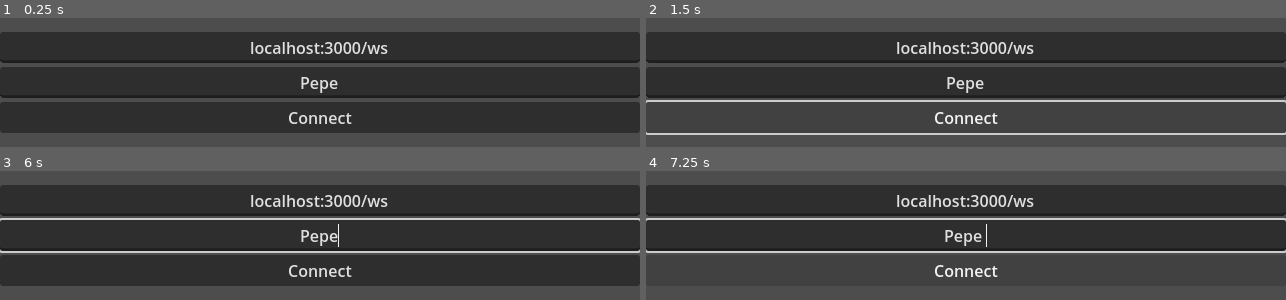
Above: before the commit, frames 1-4 (two rows, left to right).
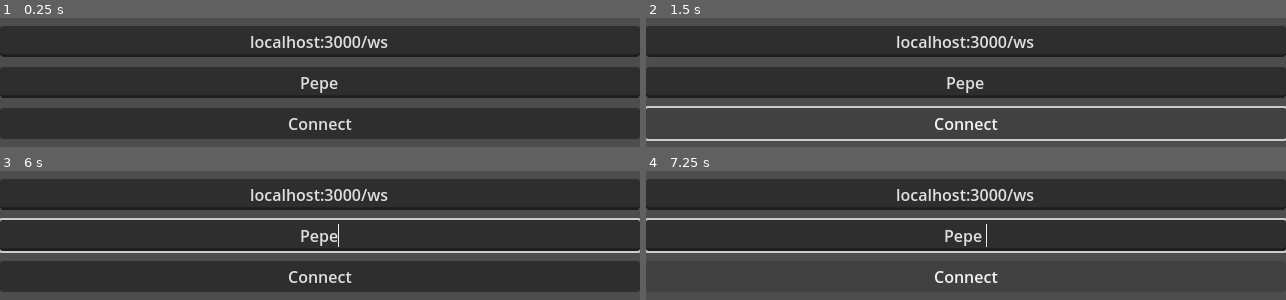
Above: after the commit, the same moments.

Repository: UNLAM-PROG-C/2025-PROGC-Q2-M6
Game: Godot game, scene res://scenes/main.tscn
Two runs of this game, one before a commit and one after it. Both use one fixed random seed, a clock stepped at 60 frames per second and the inputs below.
Inputs (mouse positions are in pixels of both pictures, inside the frame that each line leads up to):
- Up to frame 1 (0.25 s): no input
- Up to frame 2 (1.5 s): tap Enter at 0.5 s; move the mouse to (1106, 51) at 0.52 s; click (1106, 51) at 0.67 s; click "Connect" at 1.25 s
- Up to frame 3 (6 s): drag from (192, 267) to (outside the picture) at 2.02 s; move the mouse to (outside the picture) at 2.77 s; click (outside the picture) at 2.92 s; drag from (outside the picture) to (outside the picture) at 3.52 s; move the mouse to (outside the picture) at 4.27 s; click (outside the picture) at 4.42 s; drag from (outside the picture) to (outside the picture) at 5.02 s; move the mouse to (352, 235) at 5.77 s; click (352, 235) at 5.92 s
- Up to frame 4 (7.25 s): tap Space at 6.5 s; drag from (outside the picture) to (838, 267) at 6.52 s

The runs differ from the first frame. In frame 1, 21% of the frame differs, in the area x 0-100%, y 6-94%; in frame 2, 18%; in frame 3, 21%; in frame 4, 11%.

Commit message:
games list andwaiting opponent update

Diff:
--- /dev/null
+++ b/TP-Integrador/client/logic/game_list_panel.gd
@@ -0,0 +1,48 @@
+extends Panel
+
+signal back_pressed()
+signal refresh_pressed()
+signal join_game_requested(game_id)
+
+const GAME_ROW_SCENE := preload("res://scenes/GameRow.tscn")
+@export var game_row_scene: PackedScene
+@onready var rows_container: VBoxContainer = $MarginContainer/VBoxContainer/ScrollContainer/RowsContainer
+@onready var back_btn = $MarginContainer/VBoxContainer/HBoxContainer/Back
+@onready var refresh_btn = $MarginContainer/VBoxContainer/HBoxContainer/Refresh
+
+func _ready():
+	back_btn.connect("pressed", Callable(self, "_on_back"))
+	refresh_btn.connect("pressed", Callable(self, "_on_refresh"))
+
+
+func populate(games):
+	#print("DEBUG populate() games=", games)
+	 # Borrar todo inmediatamente
+	for c in rows_container.get_children():
+		c.free()
+	if games.is_empty():
+		#print("DEBUG: games vacío, agregando label")
+		var lbl := Label.new()
+		lbl.text = "No games available"
+		rows_container.add_child(lbl)
+		return
+	#print("DEBUG: agregando filas")
+	for game in games:
+		var row = game_row_scene.instantiate()
+		row.setup({
+			"id": game.get("id", ""),
+			"players": int(game.get("players", 0)),
+			"spectators": int(game.get("spectators", 0))
+			})
+		row.connect("join_pressed", Callable(self, "_on_row_join"))
+		rows_container.add_child(row)
+
+func _on_row_join(game_id):
+	print("aqui se;al")
+	emit_signal("join_game_requested", game_id)
+
+func _on_back():
+	emit_signal("back_pressed")
+
+func _on_refresh():
+	emit_signal("refresh_pressed")
--- /dev/null
+++ b/TP-Integrador/client/logic/game_row.gd
@@ -0,0 +1,56 @@
+extends PanelContainer
+
+signal join_pressed(game_id)
+
+@export var game_id: String = ""
+@export var title_text: String = ""
+@export var players: int = 0
+@export var spectators: int = 0
+@export var can_join: bool = true
+
+@onready var name_label = $HBoxContainer/NameLabel
+@onready var player_count_label = $HBoxContainer/PlayerCountLabel
+@onready var observers_label = $HBoxContainer/ObserversLabel
+@onready var join_button = $HBoxContainer/JoinButton
+
+func _ready():
+	# seguridad: si el diseñador no puso las rutas exactas, evitamos crash
+	if name_label == null or join_button == null:
+		print("[GameRow] WARNING: children not found (check node names)")
+		return
+
+	# setear texto inicial
+	_update_ui()
+	join_button.connect("pressed", Callable(self, "_on_join_pressed"))
+
+func setup(data: Dictionary) -> void:
+	call_deferred("_setup_deferred", data)
+
+func _setup_deferred(data: Dictionary):
+	game_id = str(data.get("id", ""))
+
+	# Si no hay título, usamos un nombre corto
+	title_text = "Game " + (game_id.substr(0, 8) if game_id.length() >= 8 else game_id)
+	players = data.get("players", 0)
+	spectators = data.get("spectators", 0)
+	can_join = players < 2
+	_update_ui()
+
+
+
+
+func _update_ui():
+	if name_label == null:
+		print("[WARN] info_label es NIL (no existe todavía)")
+		return
+	if join_button == null:
+		print("[WARN] join_button es NIL")
+		return
+	name_label.text = title_text
+	player_count_label.text = "Players: " + str(players)
+	observers_label.text = "Spectators: " + str(spectators)
+	# Bloquear el botón si ya hay 2 jugadores
+	join_button.disabled = not can_join
+
+func _on_join_pressed():
+	emit_signal("join_pressed", game_id)
--- a/TP-Integrador/client/logic/menu.gd
+++ b/TP-Integrador/client/logic/menu.gd
@@ -10,17 +10,25 @@
 @onready var lobby_panel: VBoxContainer = $LobbyPanel
 @onready var create_button: Button = $LobbyPanel/CreateGameBtn
 @onready var join_button: Button = $LobbyPanel/JoinGameBtn
-@onready var refresh_button: Button = $LobbyPanel/RefreshBtn
-@onready var games_list: ItemList = $LobbyPanel/GameList
+@onready var cancel_button: Button = $LobbyPanel/CancelBtn
+
+
 @onready var status_label: Label = $LobbyPanel/StatusLabel
+@onready var game_list_panel: Control = $GameListPanel
 
 
 func _ready():
 	lobby_panel.visible = false
+	game_list_panel.visible = false
+	cancel_button.visible = false
+
 	connect_button.connect("pressed", Callable(self, "_on_ConnectButton_pressed"))
 	create_button.connect("pressed", Callable(self, "_on_CreateButton_pressed"))
+	cancel_button.connect("pressed", Callable(self,"_on_cancel_button_pressed"))
 	join_button.connect("pressed", Callable(self, "_on_JoinButton_pressed"))
-	refresh_button.connect("pressed", Callable(self, "_on_RefreshButton_pressed"))
+	game_list_panel.connect("join_game_requested", Callable(self, "_on_game_selected"))
+	game_list_panel.connect("back_pressed", Callable(self, "_on_back_from_list"))
+	game_list_panel.connect("refresh_pressed", Callable(self, "_on_refresh_list"))
 
 	# --- Networking signals ---
 	Networking.connect("connected", Callable(self, "_on_connected"))
@@ -29,6 +37,7 @@
 	Networking.connect("joined_game", Callable(self, "_on_joined_game"))
 	Networking.connect("game_state", Callable(self, "_on_game_state"))
 	Networking.connect("error_received", Callable(self, "_on_error"))
+	Networking.connect("games_list", Callable(self, "_on_games_list"))
 
 func _on_ConnectButton_pressed():
 	var url = server_url.text.trim_suffix(" ")
@@ -69,39 +78,48 @@
 func _on_game_created(game_id):
 	status_label.text = "Game created.\nWaiting for opponent...\nGame ID: %s" % game_id
 
+	# Deshabilitar botón de crear/join
+	create_button.disabled = true
+	join_button.disabled = true
+
+	#cancel visible
+	cancel_button.visible = true
+
 
 #
 # --- STEP 2B: JOIN GAME ---
 #
 
 func _on_JoinButton_pressed():
-	status_label.text = "Searching for an open game..."
-
-	# Send a random valid UUID so server validation succeeds
-	var dummy_id: String = "123e4567-e89b-12d3-a456-426614174000"
-
-	Networking.send_join_game(dummy_id)
+	lobby_panel.visible = false
+	game_list_panel.visible = true
+	# pedir lista de partida
+	Networking.send_list_games()
 
 
+	# Networking.send_join_game(dummy_id)
 
-func _on_RefreshButton_pressed():
-	_request_game_list()
 
+func _on_refresh_list():
+	Networking.send_list_games()
 
 func _request_game_list():
 	# Your server doesn't have a "list_games" command yet
 	# You can add it OR skip this feature
 	status_label.text = "The server has no game-listing endpoint yet."
 
-
+func _on_games_list(payload):
+	var games = payload.get("games", [])
+	game_list_panel.populate(games)
 #
 # --- STEP 3: JOINED GAME ---
 #
 
 func _on_joined_game(game_id):
-	status_label.text = "Joined game: %s\nWaiting for game start..." % game_id
-
-
+	# volvemos a ocultar todo y esperar el game_state
+	connect_panel.visible = false
+	lobby_panel.visible = false
+	game_list_panel.visible = false
 #
 # --- STEP 4: GAME STATE ARRIVES => START GAME ---
 #
@@ -115,7 +133,28 @@
 
 	emit_signal("game_started")
 
+func _on_game_selected(game_id):
+	game_list_panel.visible = false
+	lobby_panel.visible = false
+	status_label.text = "Joining game %s..." % game_id
+	Networking.send_join_game(game_id)
 
+func _on_back_from_list():
+	game_list_panel.visible = false
+	lobby_panel.visible = true
+
+
+func _on_cancel_button_pressed():
+	create_button.disabled = false
+	join_button.disabled = false
+	cancel_button.visible = false
+
+	# Informar al servidor que abandona la partida
+	#Networking.send_leave_game()
+	# Volver a la vista de lobby
+	lobby_panel.visible = true
+	game_list_panel.visible = false
+	status_label.text = ""
 #
 # --- ERRORS ---
 #
--- /dev/null
+++ b/TP-Integrador/client/scenes/GameRow.tscn
@@ -0,0 +1,36 @@
+[gd_scene load_steps=3 format=3 uid="uid://bdwql4l00aknt"]
+
+[ext_resource type="Script" uid="uid://c5k6eh0x44yye" path="res://logic/game_row.gd" id="1_vjiil"]
+
+[sub_resource type="StyleBoxFlat" id="StyleBoxFlat_vjiil"]
+
+[node name="GameRow" type="PanelContainer"]
+offset_left = 320.0
+offset_right = 640.0
+offset_bottom = 40.0
+theme_override_styles/panel = SubResource("StyleBoxFlat_vjiil")
+script = ExtResource("1_vjiil")
+
+[node name="HBoxContainer" type="HBoxContainer" parent="."]
+custom_minimum_size = Vector2(320, 40)
+layout_mode = 2
+size_flags_horizontal = 3
+size_flags_vertical = 4
+theme_override_constants/separation = 8
+
+[node name="NameLabel" type="Label" parent="HBoxContainer"]
+layout_mode = 2
+size_flags_horizontal = 3
+
+[node name="PlayerCountLabel" type="Label" parent="HBoxContainer"]
+layout_mode = 2
+
+[node name="ObserversLabel" type="Label" parent="HBoxContainer"]
+layout_mode = 2
+size_flags_horizontal = 4
+
+[node name="JoinButton" type="Button" parent="HBoxContainer"]
+layout_mode = 2
+size_flags_horizontal = 4
+size_flags_vertical = 4
+text = "Join Game!"
--- a/TP-Integrador/client/scenes/main.tscn
+++ b/TP-Integrador/client/scenes/main.tscn
@@ -1,8 +1,10 @@
-[gd_scene load_steps=4 format=3 uid="uid://b57qqm1eu4yv2"]
+[gd_scene load_steps=6 format=3 uid="uid://b57qqm1eu4yv2"]
 
 [ext_resource type="Script" uid="uid://dnou7qehtq4sb" path="res://logic/menu.gd" id="1_0xm2m"]
 [ext_resource type="Script" uid="uid://cbc42k1vud14e" path="res://logic/main.gd" id="1_h2yge"]
 [ext_resource type="Script" uid="uid://blbpyrk76vov0" path="res://logic/board.gd" id="1_ig7tw"]
+[ext_resource type="Script" uid="uid://dp882yo0tkfyd" path="res://logic/game_list_panel.gd" id="3_jyhfs"]
+[ext_resource type="PackedScene" uid="uid://bdwql4l00aknt" path="res://scenes/GameRow.tscn" id="4_tbgi4"]
 
 [node name="Main" type="Node"]
 script = ExtResource("1_h2yge")
@@ -25,6 +27,7 @@
 anchor_bottom = 1.0
 grow_horizontal = 2
 grow_vertical = 2
+theme_override_constants/separation = 10
 alignment = 1
 
 [node name="ServerURL" type="LineEdit" parent="Menu/ConnectPanel"]
@@ -44,13 +47,13 @@
 text = "Connect"
 
 [node name="LobbyPanel" type="VBoxContainer" parent="Menu"]
-visible = false
 layout_mode = 1
 anchors_preset = 15
 anchor_right = 1.0
 anchor_bottom = 1.0
 grow_horizontal = 2
 grow_vertical = 2
+theme_override_constants/separation = 10
 alignment = 1
 
 [node name="CreateGameBtn" type="Button" parent="Menu/LobbyPanel"]
@@ -66,14 +69,71 @@
 layout_mode = 2
 text = "Exit"
 
-[node name="RefreshBtn" type="Button" parent="Menu/LobbyPanel"]
+[node name="StatusLabel" type="Label" parent="Menu/LobbyPanel"]
 layout_mode = 2
 
-[node name="GameList" type="ItemList" parent="Menu/LobbyPanel"]
+[node name="CancelBtn" type="Button" parent="Menu/LobbyPanel"]
 layout_mode = 2
+size_flags_horizontal = 8
+text = "Cancel"
 
-[node name="StatusLabel" type="Label" parent="Menu/LobbyPanel"]
+[node name="GameListPanel" type="Panel" parent="Menu"]
+visible = false
+layout_mode = 1
+anchors_preset = 15
+anchor_right = 1.0
+anchor_bottom = 1.0
+grow_horizontal = 2
+grow_vertical = 2
+script = ExtResource("3_jyhfs")
+game_row_scene = ExtResource("4_tbgi4")
+
+[node name="MarginContainer" type="MarginContainer" parent="Menu/GameListPanel"]
+layout_mode = 1
+anchors_preset = 15
+anchor_right = 1.0
+anchor_bottom = 1.0
+grow_horizontal = 2
+grow_vertical = 2
+theme_override_constants/margin_left = 16
+theme_override_constants/margin_top = 16
+theme_override_constants/margin_right = 16
+theme_override_constants/margin_bottom = 16
+
+[node name="VBoxContainer" type="VBoxContainer" parent="Menu/GameListPanel/MarginContainer"]
+custom_minimum_size = Vector2(380, 300)
 layout_mode = 2
+theme_override_constants/separation = 8
+
+[node name="Title" type="Label" parent="Menu/GameListPanel/MarginContainer/VBoxContainer"]
+layout_mode = 2
+text = "Selecciona la partida:"
+
+[node name="ScrollContainer" type="ScrollContainer" parent="Menu/GameListPanel/MarginContainer/VBoxContainer"]
+layout_mode = 2
+size_flags_vertical = 3
+
+[node name="RowsContainer" type="VBoxContainer" parent="Menu/GameListPanel/MarginContainer/VBoxContainer/ScrollContainer"]
+custom_minimum_size = Vector2(200, 80)
+layout_mode = 2
+size_flags_horizontal = 3
+size_flags_vertical = 3
+
+[node name="HBoxContainer" type="HBoxContainer" parent="Menu/GameListPanel/MarginContainer/VBoxContainer"]
+layout_mode = 2
+size_flags_vertical = 3
+
+[node name="Back" type="Button" parent="Menu/GameListPanel/MarginContainer/VBoxContainer/HBoxContainer"]
+layout_mode = 2
+size_flags_horizontal = 6
+size_flags_vertical = 4
+text = "Back"
+
+[node name="Refresh" type="Button" parent="Menu/GameListPanel/MarginContainer/VBoxContainer/HBoxContainer"]
+layout_mode = 2
+size_flags_horizontal = 6
+size_flags_vertical = 4
+text = "Refresh"
 
 [node name="Game" type="Node2D" parent="."]
 visible = false
--- a/TP-Integrador/client/scripts/Networking.gd
+++ b/TP-Integrador/client/scripts/Networking.gd
@@ -9,6 +9,7 @@
 signal game_state(payload)
 signal move_made(from, to)
 signal error_received(message)
+signal games_list(payload)
 
 var peer: WebSocketPeer
 var url: String = ""
@@ -98,6 +99,8 @@
 		"left_game":
 			# No payload
 			emit_signal("disconnected")
+		"games_list":
+			emit_signal("games_list", payload)
 
 		_:
 			print("Unknown WS type: ", text)
@@ -128,6 +131,11 @@
 func send_leave_game():
 	_send({"type": "leave_game"})
 
+func send_list_games():
+	_send({
+		"type": "list_games"
+	})
+
 func _send(dict: Dictionary):
 	if peer != null and peer.get_ready_state() == WebSocketPeer.STATE_OPEN:
 		peer.send_text(JSON.stringify(dict))
Not shown, added: TP-Integrador/client/logic/game_list_panel.gd.uid
Not shown, added: TP-Integrador/client/logic/game_row.gd.uid
Not shown, changed: TP-Integrador/server/src/main/kotlin/IncomingMessages.kt
Not shown, changed: TP-Integrador/server/src/main/kotlin/PlayerConnection.kt
